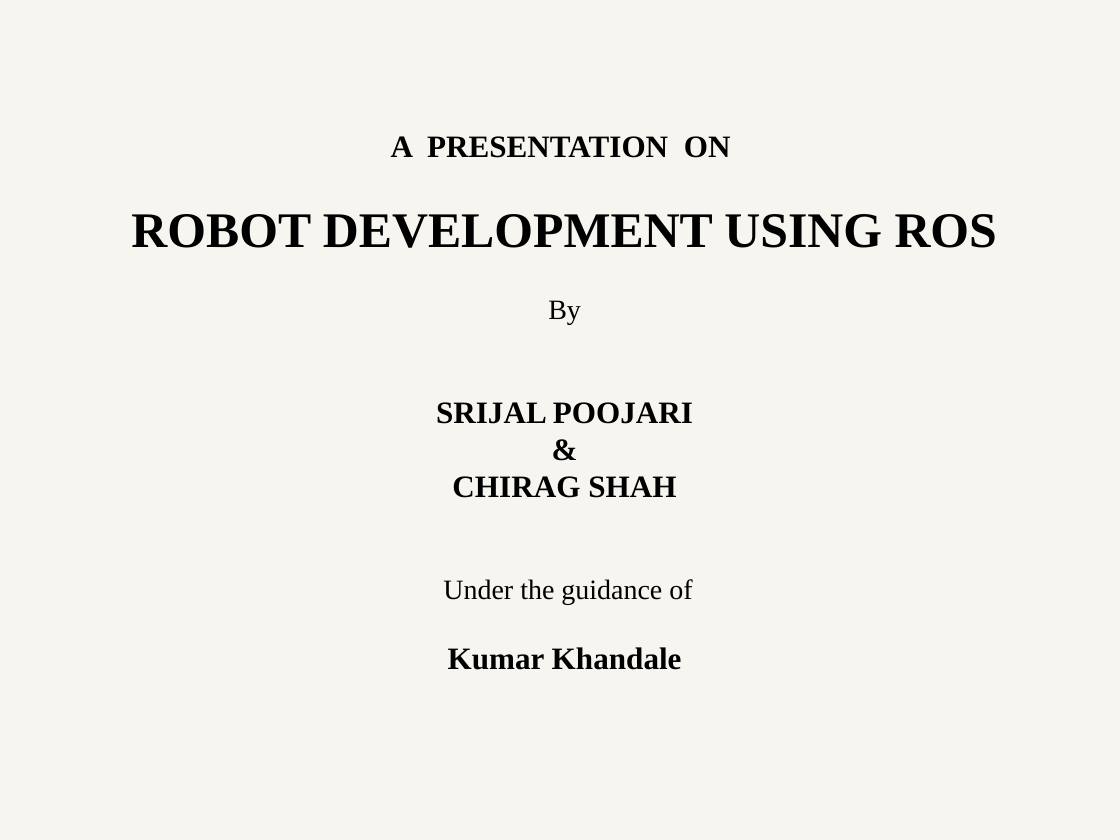
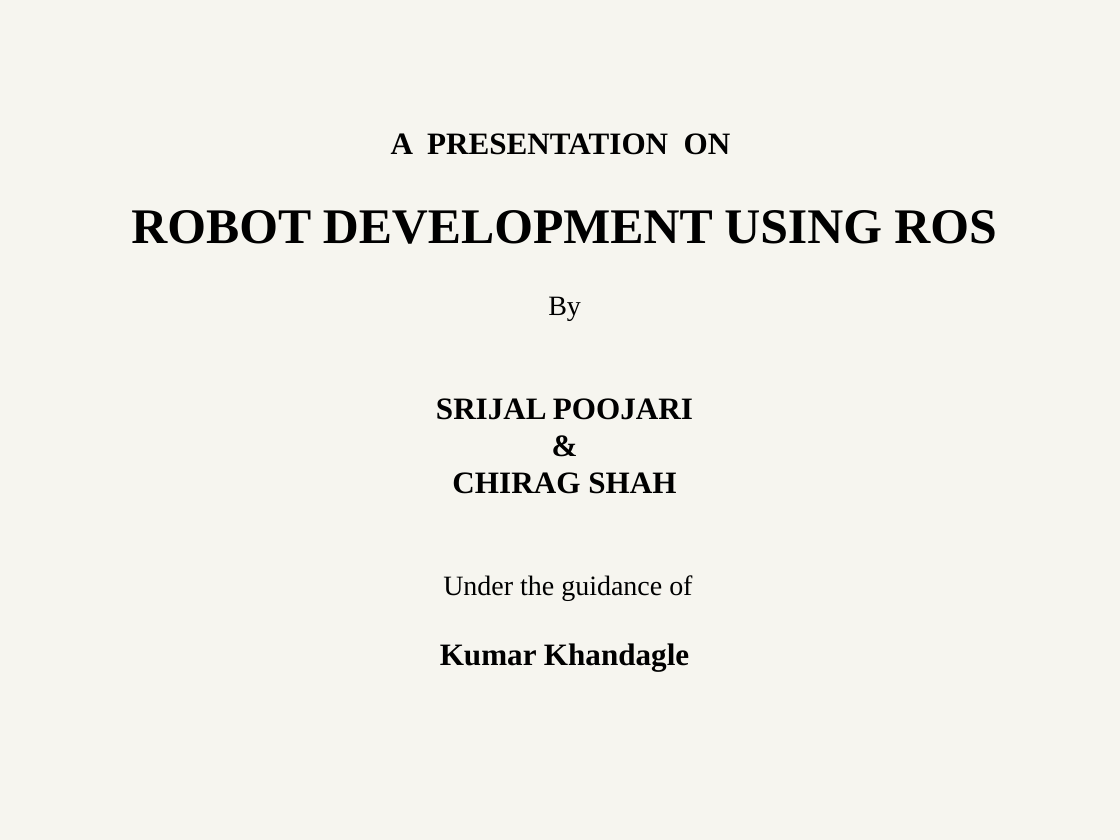
Before and after one commit to ETRX-Batch-2019/Robot-Development-using-ROS, a slide deck: slide 2 of Presentation/4-Aug/Robot-dev-using-ROS.pptx. Drawn at 1120x840 pixels with LibreOffice and Linux fonts; fonts in the diff are those of the drawing. Boxes give left, top, right and bottom in pixels: in the first picture for what was removed or moved away, otherwise in the second. Text is boxed around its words. In the diff, an @@ line names an element or a change of style, - is before the commit and + after.

```diff
--- a/Presentation/4-Aug/Robot-dev-using-ROS.pptx
+++ b/Presentation/4-Aug/Robot-dev-using-ROS.pptx
@@ background #EEECE1 at 50% opacity to #EEECE1 at 51% opacity @@
@@ text at [440,643,689,671]: text changed @@
-Kumar Khandale
+Kumar Khandagle
```
Also in this commit, not shown: 10 other slides changed, 1 slide added, 2 slides removed.
